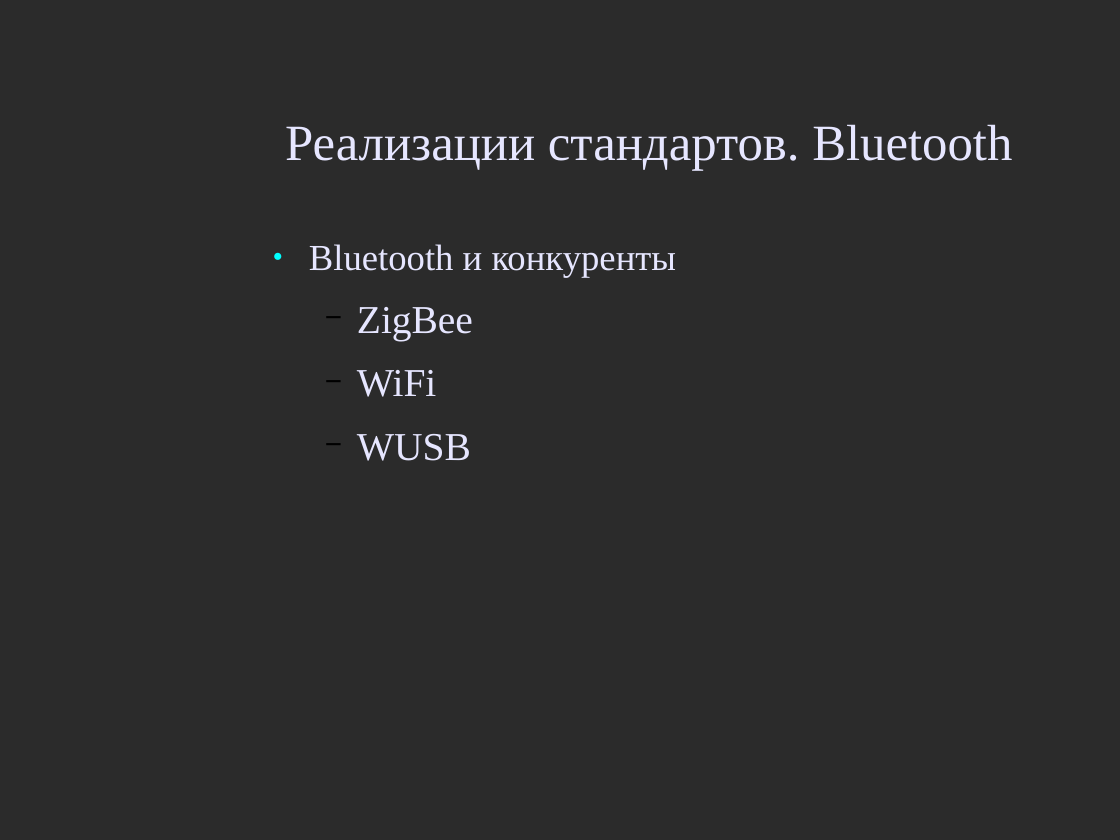
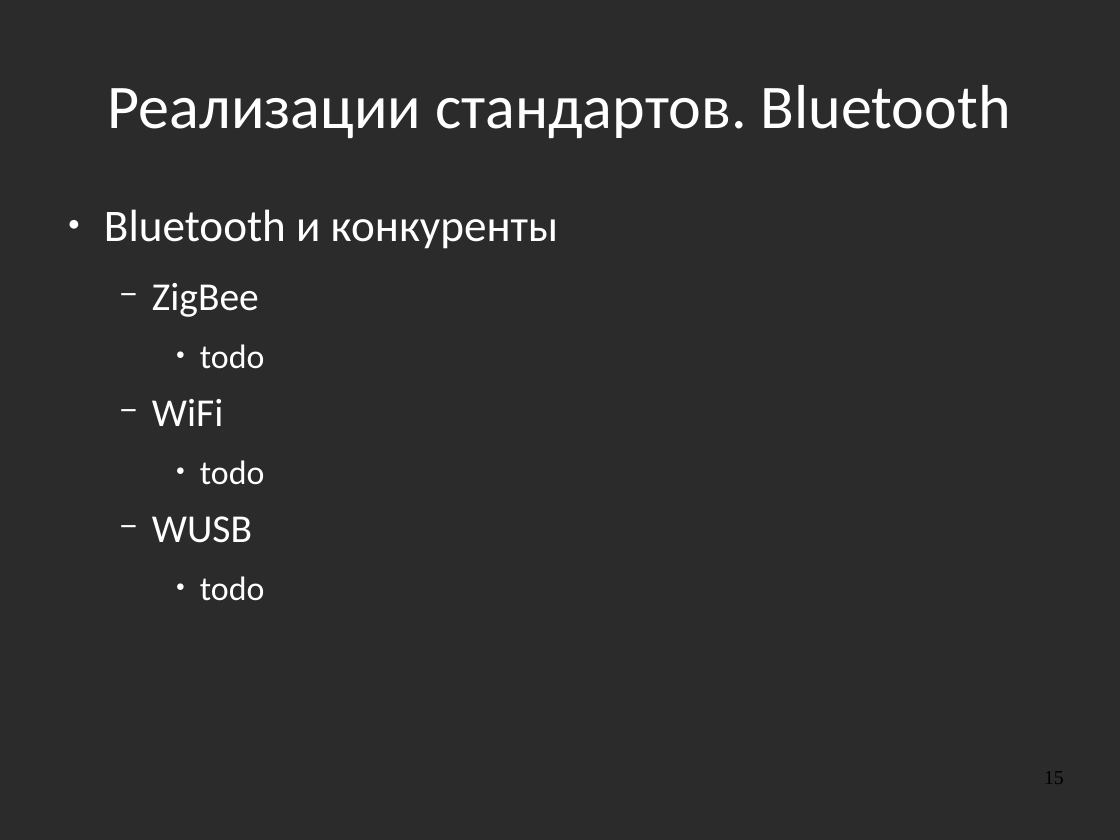
Before and after one commit to aeremenok/a-team-777, a slide deck: slide 15 of 10/smm/doc/eav_wireless.odp. Drawn at 1120x840 pixels with LibreOffice and Linux fonts; fonts in the diff are those of the drawing; background and template pictures are left out; a plain dark background stands for a picture behind light text. Boxes give left, top, right and bottom in pixels: in the first picture for what was removed or moved away, otherwise in the second. Text is boxed around its words. In the diff, an @@ line names an element or a change of style, - is before the commit and + after.

```diff
--- a/10/smm/doc/eav_wireless.odp
+++ b/10/smm/doc/eav_wireless.odp
@@ title "Реализации стандартов. Bluetooth": place and size @@
-title "Реализации стандартов. Bluetooth" at box(285, 124, 1012, 170)
+title "Реализации стандартов. Bluetooth" at box(108, 85, 1011, 138)
@@ title "Реализации стандартов. Bluetooth" at box(108, 85, 1011, 138): size 36 to 44 pt, font Times New Roman to Calibri, text colour #E6E6FF to #FFFFFF @@
@@ text "Bluetooth и конкуренты": place and size @@
-text "Bluetooth и конкуренты" at box(309, 244, 677, 461)
+text "Bluetooth и конкуренты" at box(104, 209, 558, 601)
@@ text at box(104, 209, 558, 543): size 26 to 32 pt in "Bluetooth и конкуренты"; font Times New Roman to Calibri, text colour #E6E6FF to #FFFFFF in "Bluetooth и конкуренты", "ZigBee", "WiFi", "WUSB"; more space between paragraphs; bullet colour #00FFFF to #FFFFFF; bullet colour #000000 to #FFFFFF @@
@@ text at box(200, 344, 265, 369): paragraph added @@
+    ● todo
@@ text at box(200, 460, 265, 485): paragraph added @@
+    ● todo
@@ text at box(200, 576, 265, 601): paragraph added @@
+    ● todo
@@ page number added at box(1044, 771, 1064, 784), 14 pt, text #000000 @@
+15
```
Also in this commit, not shown: 44 other slides changed, 1 slide added, 1 slide removed.
